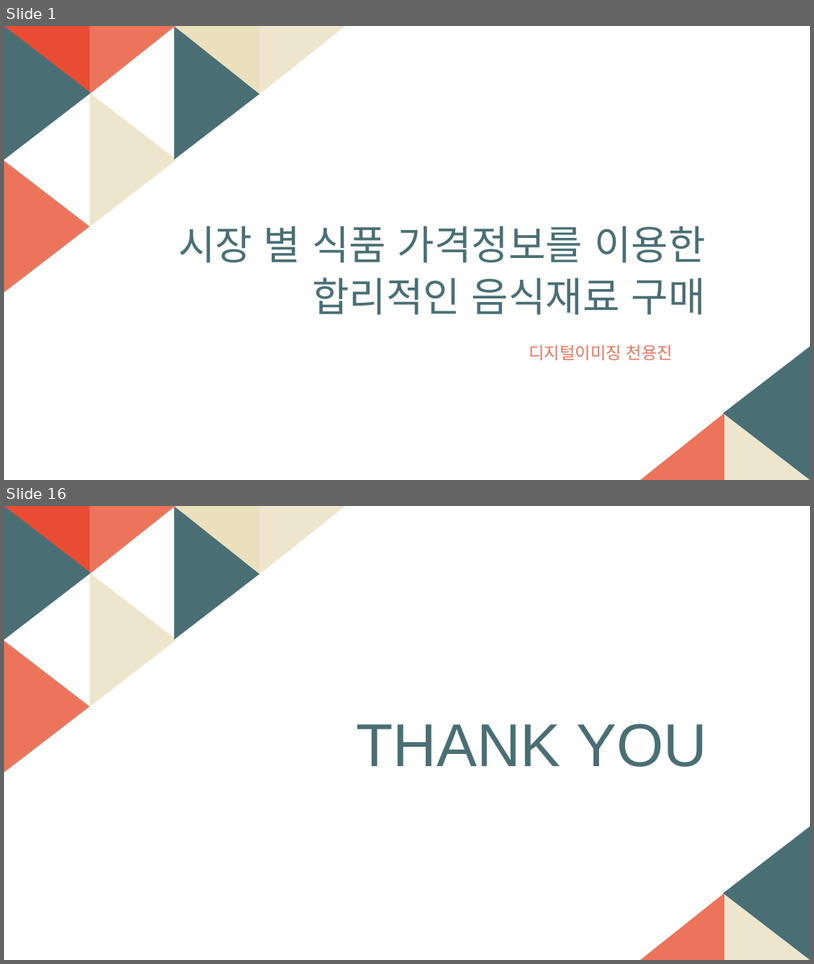
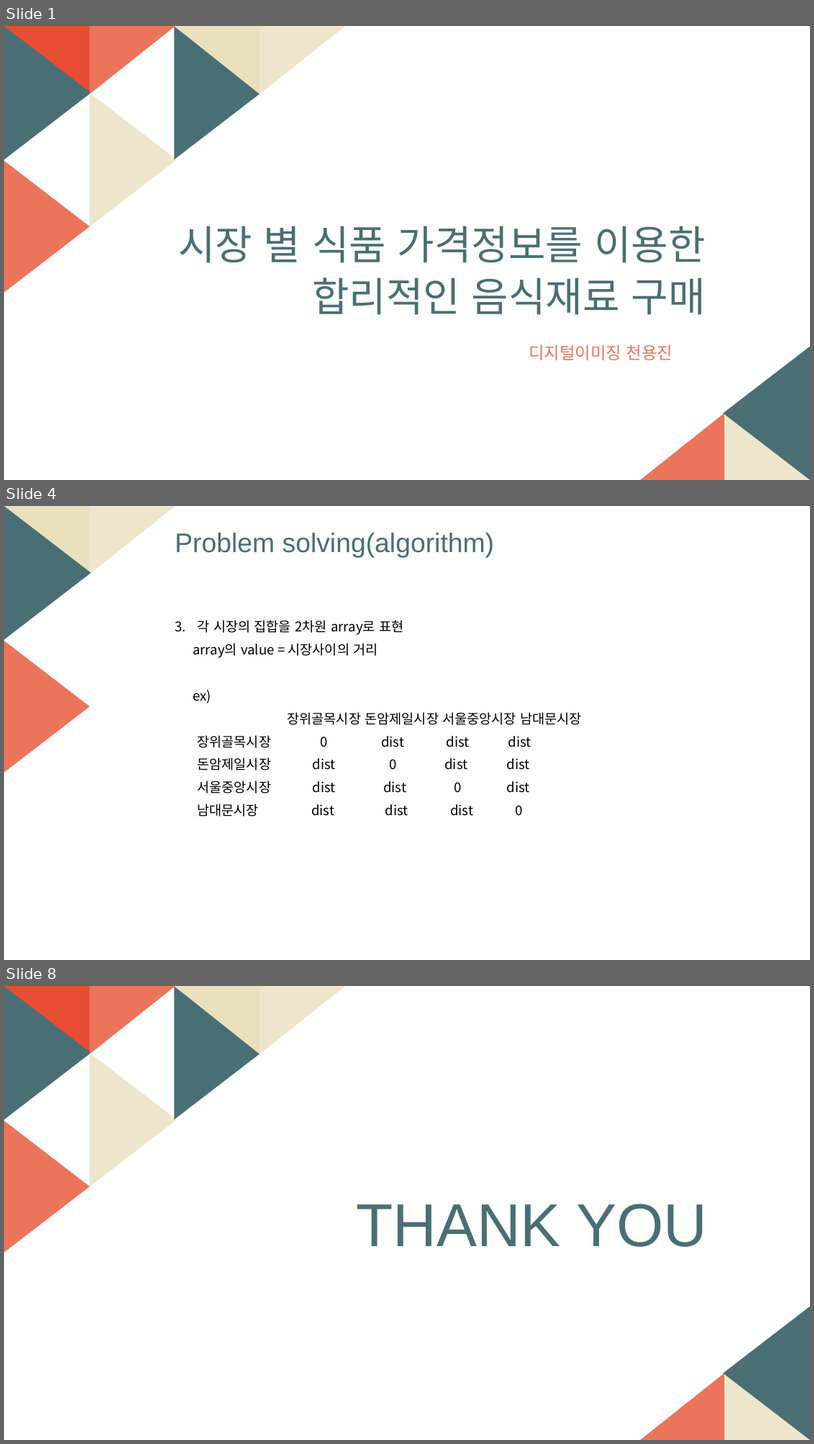
Before and after one commit to sharhp21/Data_structure_, a slide deck: personal/발표자료/자료구조설계_5주차.pptm. Shown one above the other, each under a label of ours: slides 1 and 16 before the commit, slides 1, 4 and 8 after it; the slides between them are not shown. The pictures are 814x964 and 814x1444 pixels, drawn with LibreOffice and Linux fonts; fonts in the diff are those of the drawing. Boxes give left, top, right and bottom in pixels: in the first picture for what was removed or moved away, otherwise in the second. Text is boxed around its words. In the diff, an @@ line names an element or a change of style, - is before the commit and + after.

```diff
--- a/personal/발표자료/자료구조설계_5주차.pptm
+++ b/personal/발표자료/자료구조설계_5주차.pptm
@@ slide 4 added at box(4, 506, 810, 960), background #FFFFFF; not listed: 2 template elements that a slide beside it also shows @@
@@ right triangle added at box(4, 506, 90, 574), fill #EAE0BE @@
@@ right triangle added at box(90, 506, 176, 574), fill #EEE6CC @@
@@ text added at box(175, 533, 495, 557), 32 pt, text #496F74 @@
+Problem solving(algorithm)
@@ text added at box(193, 620, 582, 816), 16 pt, text #000000 @@
+3. 각 시장의 집합을 2차원 array로 표현
+array의 value = 시장사이의 거리
+ex)
+장위골목시장 돈암제일시장 서울중앙시장 남대문시장
+장위골목시장 0 dist dist dist
+돈암제일시장 dist 0 dist dist
+서울중앙시장 dist dist 0 dist
+남대문시장 dist dist dist 0
@@ what was slide 16 is now slide 8 @@
```
Also in this commit, not shown: 5 other slides added, 14 slides removed, 4 other files.
